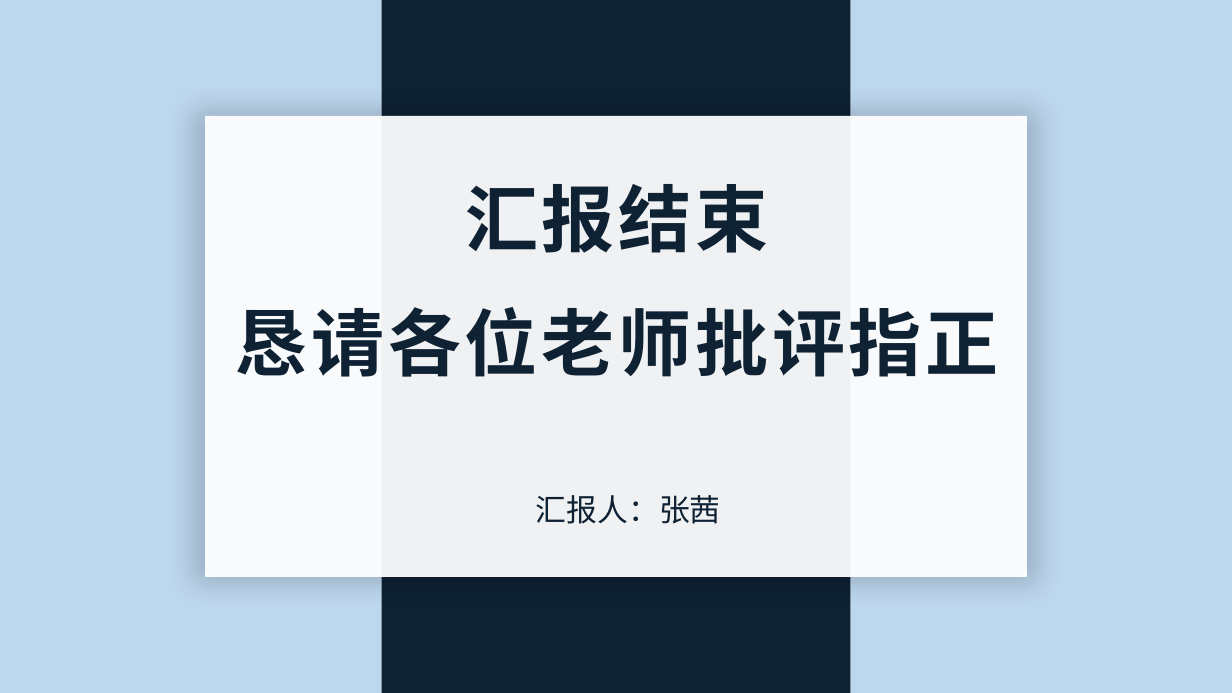
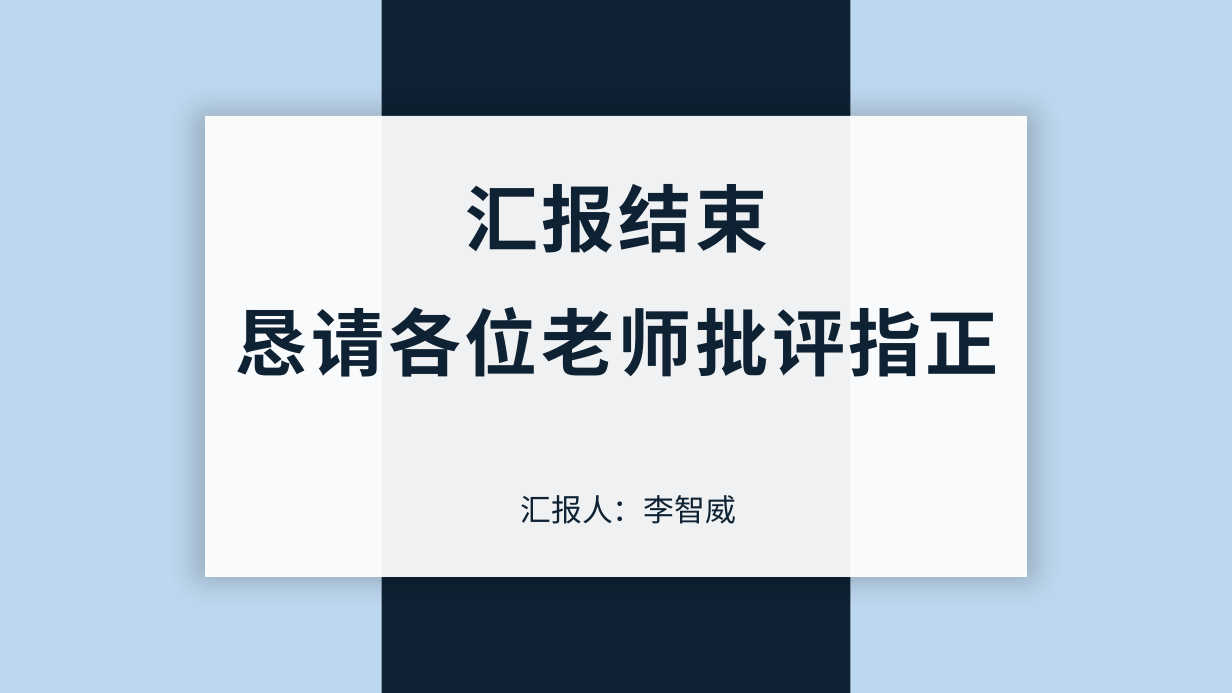
Before and after one commit to li-lyapunov/kait, a slide deck: slide 14 of ORPPT.pptx. Drawn at 1232x693 pixels with LibreOffice and Linux fonts; fonts in the diff are those of the drawing. Boxes give left, top, right and bottom in pixels: in the first picture for what was removed or moved away, otherwise in the second. Text is boxed around its words. In the diff, an @@ line names an element or a change of style, - is before the commit and + after.

```diff
--- a/ORPPT.pptx
+++ b/ORPPT.pptx
@@ text at <box>520,495,736,524</box>: text changed @@
-汇报人：张茜
+汇报人：李智威
```
Also in this commit, not shown: 4 other slides changed, 5 slides added, 5 slides removed, 1 other file.
